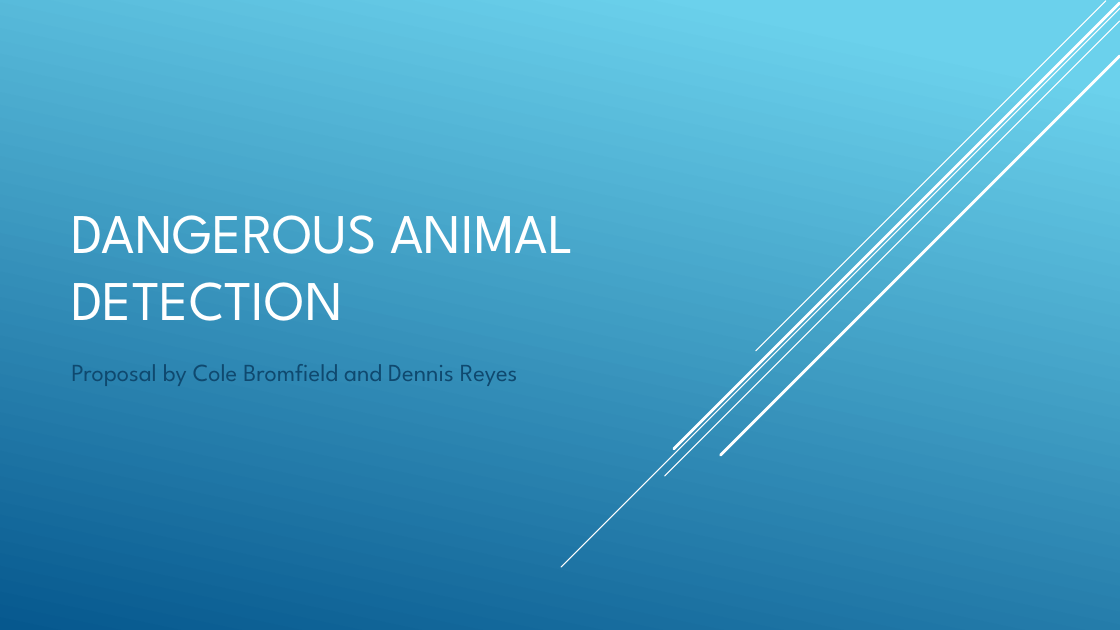
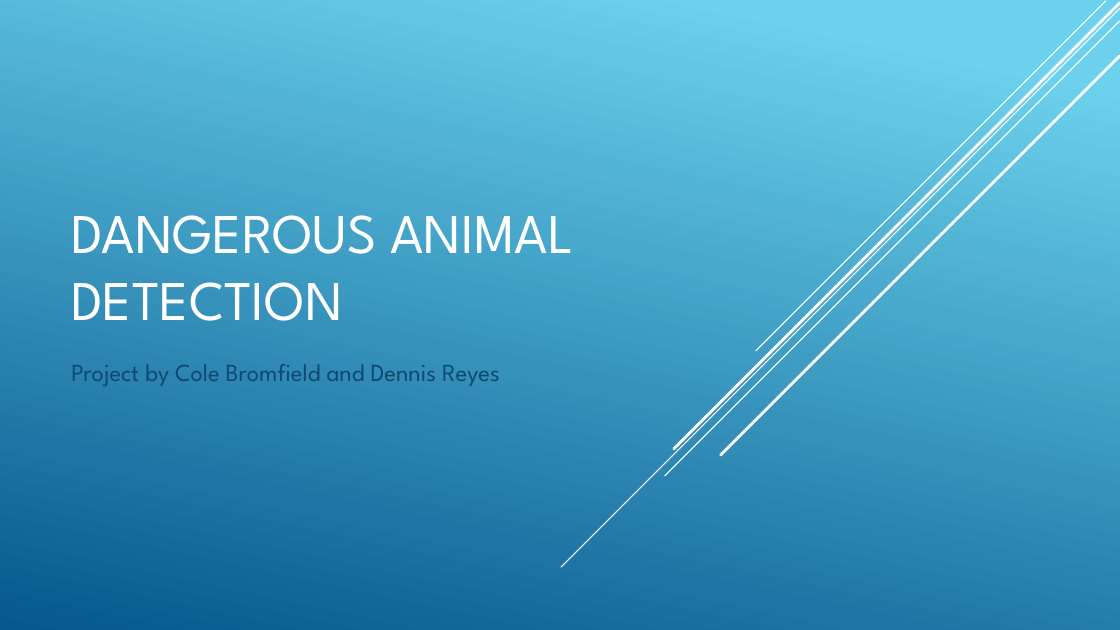
Before and after one commit to ColeBromfield01/dangerous-animal-detection, a slide deck: slide 1 of Dangerous Animal Detection Final.pptx. Drawn at 1120x630 pixels with LibreOffice and Linux fonts; fonts in the diff are those of the drawing. Boxes give left, top, right and bottom in pixels: in the first picture for what was removed or moved away, otherwise in the second. Text is boxed around its words. In the diff, an @@ line names an element or a change of style, - is before the commit and + after.

```diff
--- a/Dangerous Animal Detection Final.pptx
+++ b/Dangerous Animal Detection Final.pptx
@@ subtitle at (71, 364, 500, 386): text changed @@
-Proposal by Cole Bromfield and Dennis Reyes
+Project by Cole Bromfield and Dennis Reyes
```
Also in this commit, not shown: 2 other slides changed, 1 slide added, 3 other files.
